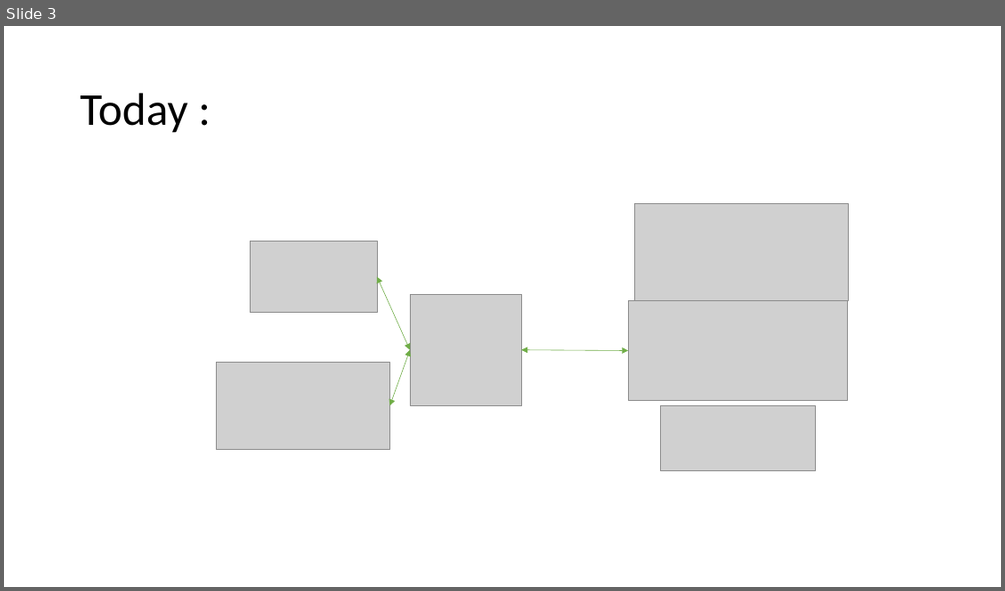
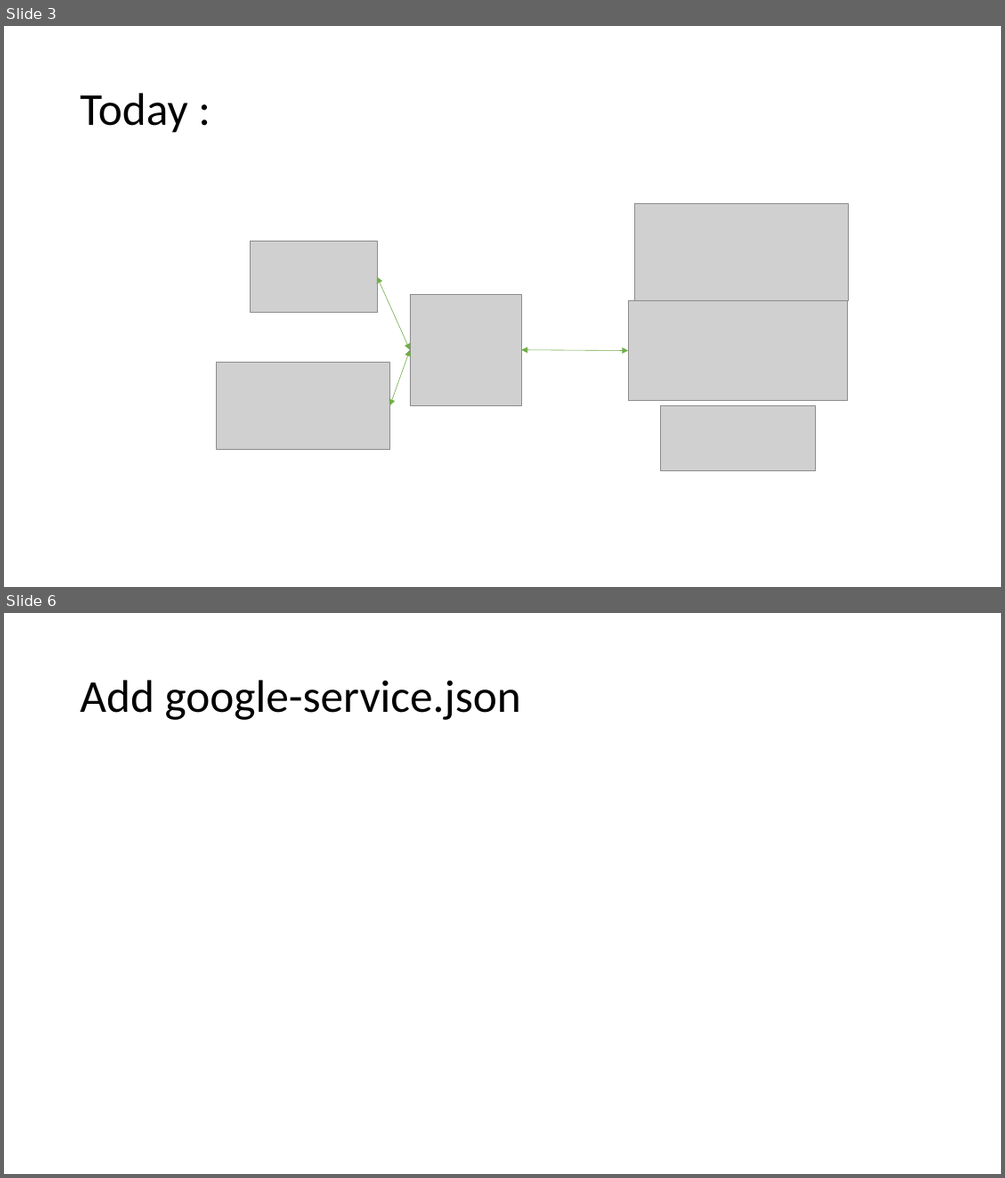
Before and after one commit to fauzisho/Android-Firebase-Module, a slide deck: One day Android Master.pptx. Shown one above the other, each under a label of ours: slide 3 before the commit, slides 3 and 6 after it; the slides between them are not shown. The pictures are 1005x591 and 1005x1178 pixels, drawn with LibreOffice and Linux fonts; fonts in the diff are those of the drawing; grey boxes stand for pictures. Boxes give left, top, right and bottom in pixels: in the first picture for what was removed or moved away, otherwise in the second. Text is boxed around its words. In the diff, an @@ line names an element or a change of style, - is before the commit and + after.

```diff
--- a/One day Android Master.pptx
+++ b/One day Android Master.pptx
@@ slide 6 added at bbox=[4, 613, 1001, 1174], background #FFFFFF @@
@@ title added at bbox=[80, 680, 521, 720], 44 pt, text #000000 @@
+Add google-service.json
```
Also in this commit, not shown: 2 other slides added, 1 slide removed, 10 other files.
